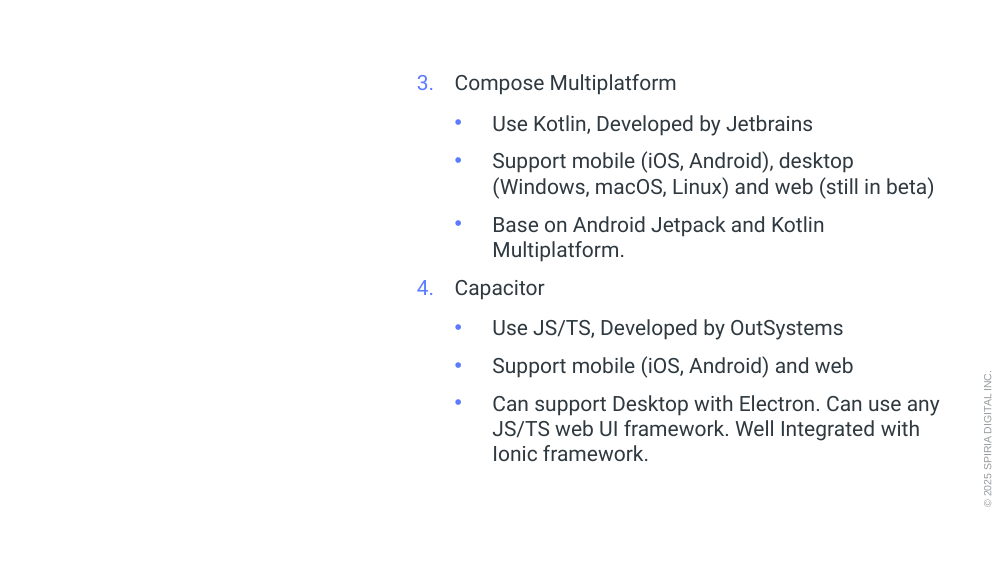
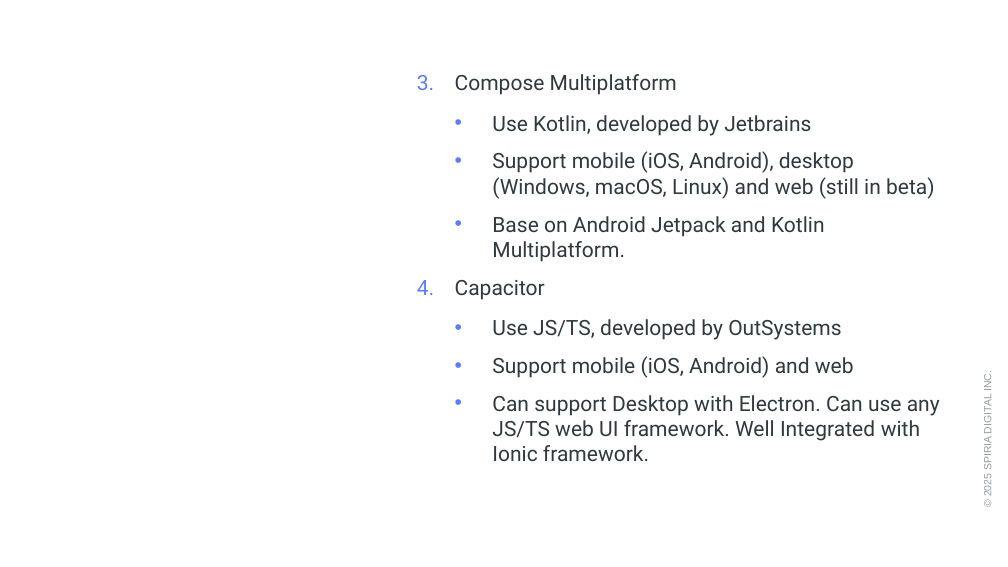
Before and after one commit to willibix/chatbot-base, a slide deck: slide 5 of Libraries exploration through a basic multiplatform chatbot app.pptx. Drawn at 1008x567 pixels with LibreOffice and Linux fonts; fonts in the diff are those of the drawing; background and template pictures are left out. Boxes give left, top, right and bottom in pixels: in the first picture for what was removed or moved away, otherwise in the second. Text is boxed around its words. In the diff, an @@ line names an element or a change of style, - is before the commit and + after.

```diff
--- a/Libraries exploration through a basic multiplatform chatbot app.pptx
+++ b/Libraries exploration through a basic multiplatform chatbot app.pptx
@@ text at (492, 115, 811, 136): text changed @@
-  • Use Kotlin, Developed by Jetbrains
+  • Use Kotlin, developed by Jetbrains
@@ text at (492, 319, 842, 340): text changed @@
-  • Use JS/TS, Developed by OutSystems
+  • Use JS/TS, developed by OutSystems
```
Also in this commit, not shown: 6 other slides changed.
